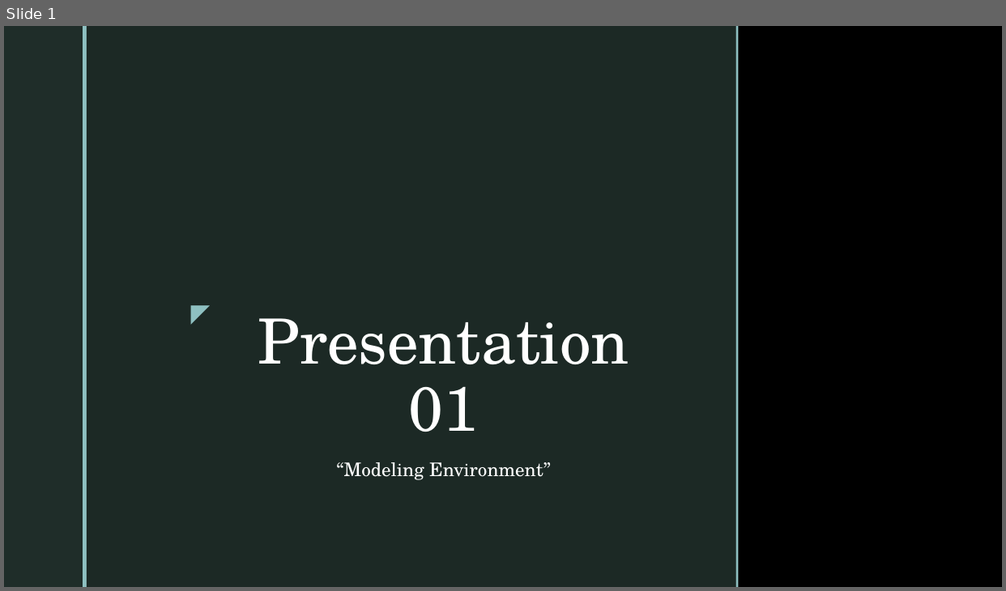
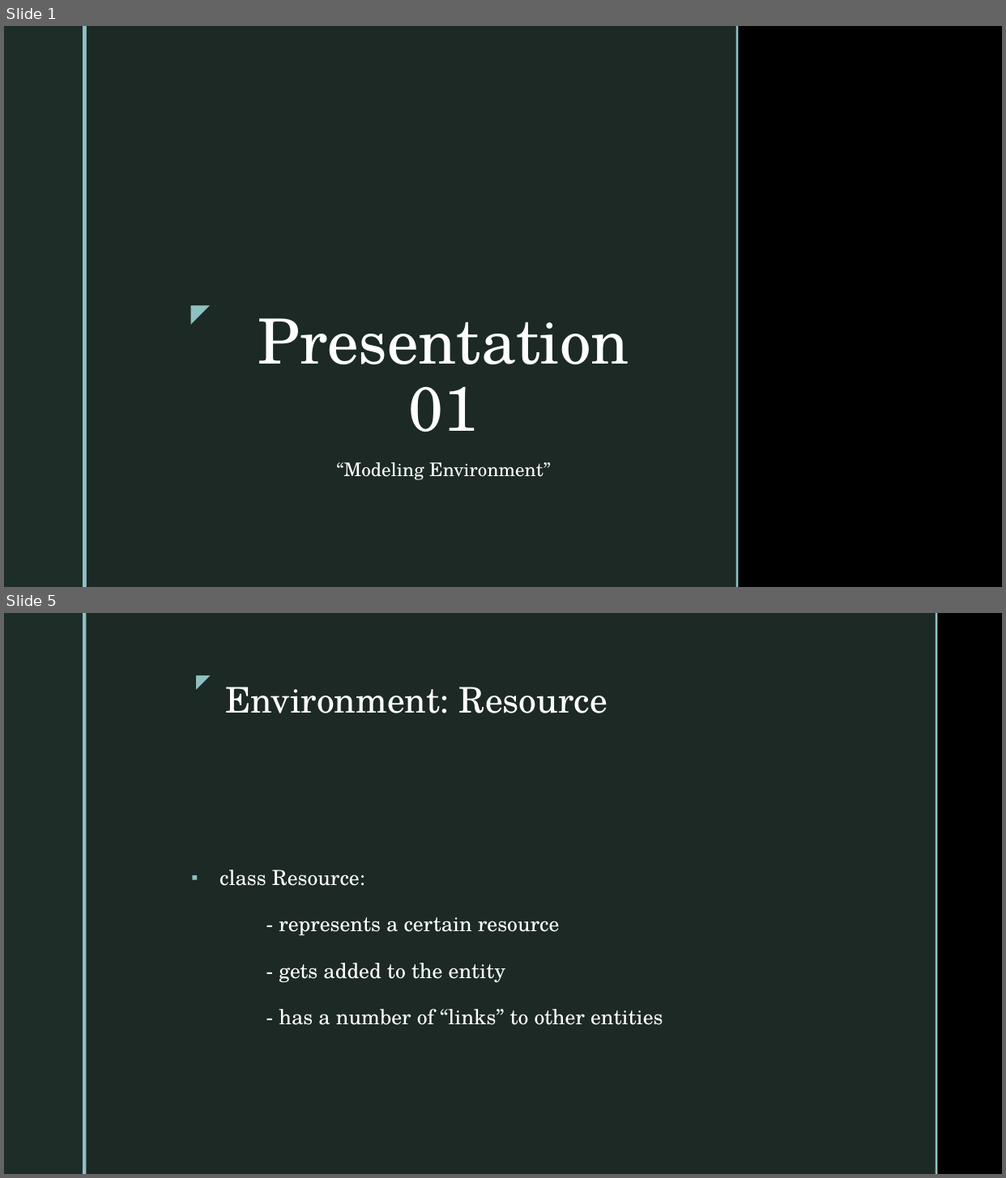
Before and after one commit to cmudrc/pied-piper, a slide deck: Other/Presentation/Presentation 01.pptx. Shown one above the other, each under a label of ours: slide 1 before the commit, slides 1 and 5 after it; the slides between them are not shown. The pictures are 1006x591 and 1006x1178 pixels, drawn with LibreOffice and Linux fonts; fonts in the diff are those of the drawing; background and template pictures are left out. Boxes give left, top, right and bottom in pixels: in the first picture for what was removed or moved away, otherwise in the second. Text is boxed around its words. In the diff, an @@ line names an element or a change of style, - is before the commit and + after.

```diff
--- a/Other/Presentation/Presentation 01.pptx
+++ b/Other/Presentation/Presentation 01.pptx
@@ slide 5 added at [4,613,1002,1174], background picture (left out); not listed: 2 template elements that a slide beside it also shows @@
@@ rectangle added at [87,613,936,1174], fill #1F2D29 at 92% opacity @@
@@ rectangle added at [936,613,938,1174], fill #8EC0C1 @@
@@ text added at [184,666,217,696], 18 pt, text #8EC0C1 @@
+◤
@@ title added at [225,687,607,713], 34 pt, text #FFFFFF @@
+Environment: Resource
@@ text added at [219,870,663,1025], 20 pt, text #FFFFFF @@
+▪ class Resource:
+- represents a certain resource
+- gets added to the entity
+- has a number of “links” to other entities
```
Also in this commit, not shown: 9 other slides added, 1 slide removed, 4 other files.
